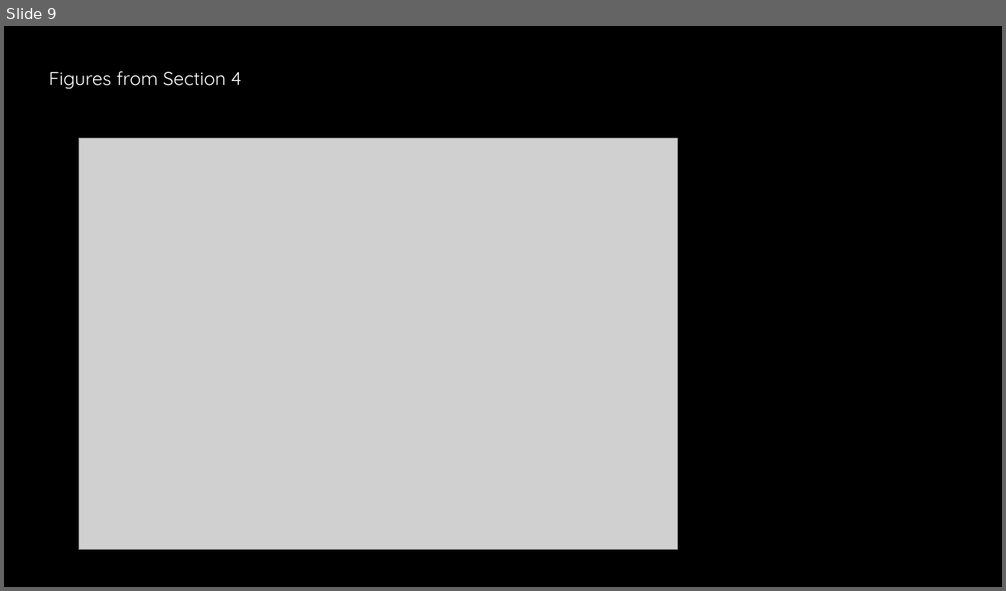
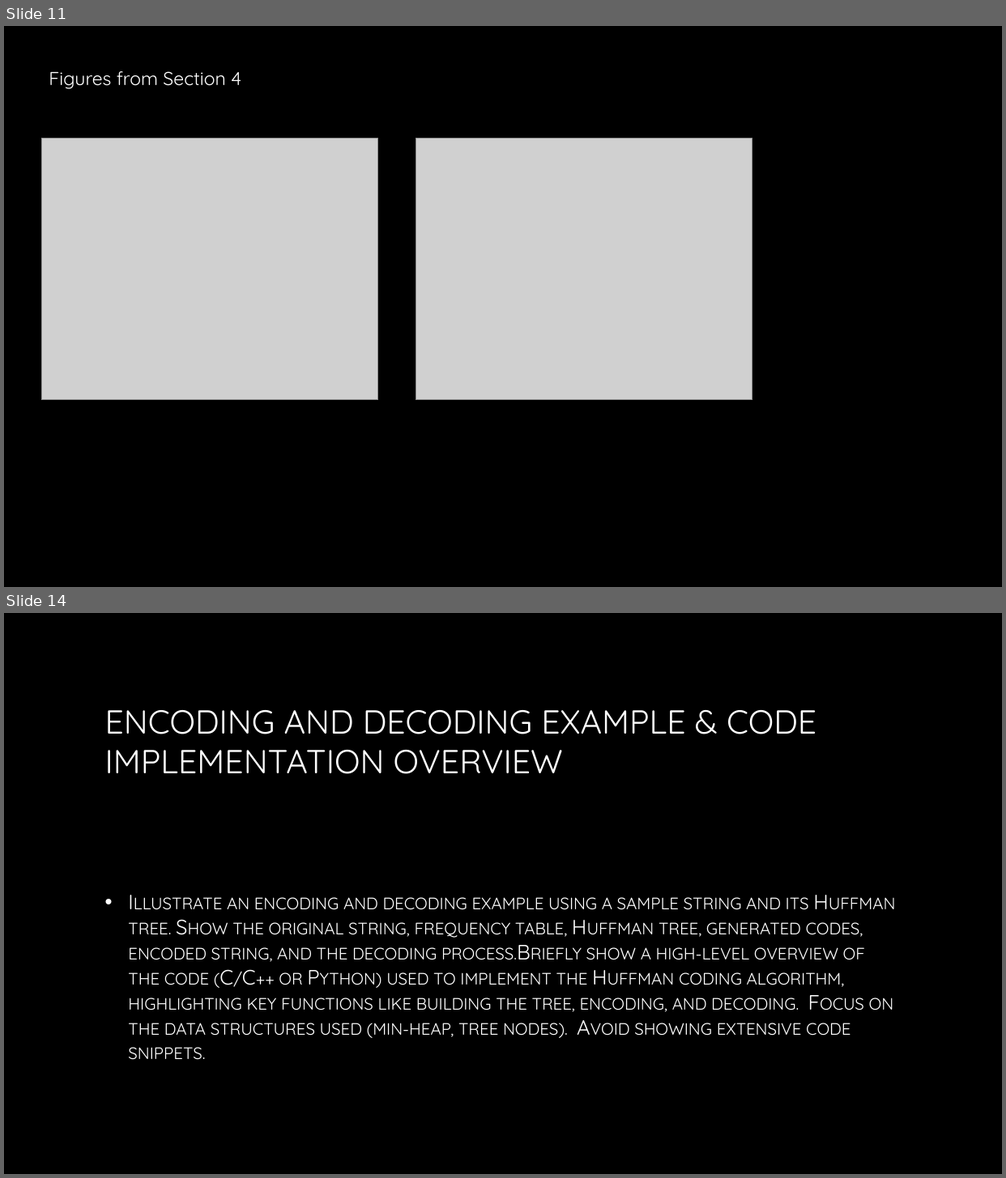
Before and after one commit to AdityaB-11/Pdf_to_presentation_GenAI, a slide deck: output/generated_presentation.pptx. Shown one above the other, each under a label of ours: slide 9 before the commit, slides 11 and 14 after it; the slides between them are not shown. The pictures are 1006x591 and 1006x1178 pixels, drawn with LibreOffice and Linux fonts; fonts in the diff are those of the drawing; grey boxes stand for pictures; background and template pictures are left out. Boxes give left, top, right and bottom in pixels: in the first picture for what was removed or moved away, otherwise in the second. Text is boxed around its words. In the diff, an @@ line names an element or a change of style, - is before the commit and + after.

```diff
--- a/output/generated_presentation.pptx
+++ b/output/generated_presentation.pptx
@@ slide 14 added at box(4, 613, 1002, 1174), background picture (left out) @@
@@ title added at box(105, 710, 816, 774), 32 pt, text gradient #FFFFFF to #A6A6A6 @@
+ENCODING AND DECODING EXAMPLE & CODE IMPLEMENTATION OVERVIEW
@@ text added at box(128, 897, 894, 1060), 20 pt, text gradient #FFFFFF to #BFBFBF, small capitals @@
+• Illustrate an encoding and decoding example using a sample string and its Huffman tree. Show the original string, frequency table, Huffman tree, generated codes, encoded string, and the decoding process.Briefly show a high-level overview of the code (C/C++ or Python) used to implement the Huffman coding algorithm, highlighting key functions like building the tree, encoding, and decoding. Focus on the data structures used (min-heap, tree nodes). Avoid showing extensive code snippets.
@@ what was slide 9 is now slide 11 @@
@@ slide 11 changed as well @@
@@ picture: place and size @@
-picture at box(79, 139, 678, 550)
+picture at box(41, 139, 378, 400)
@@ picture added at box(415, 139, 752, 400) @@
```
Also in this commit, not shown: 1 other slide changed, 11 other slides added, 8 slides removed, 4 other files.
